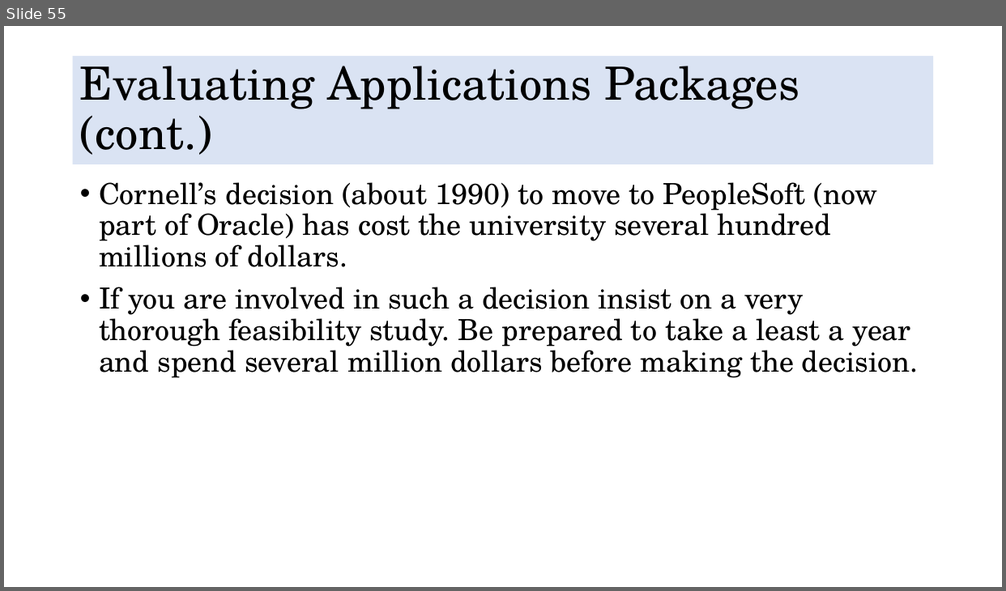
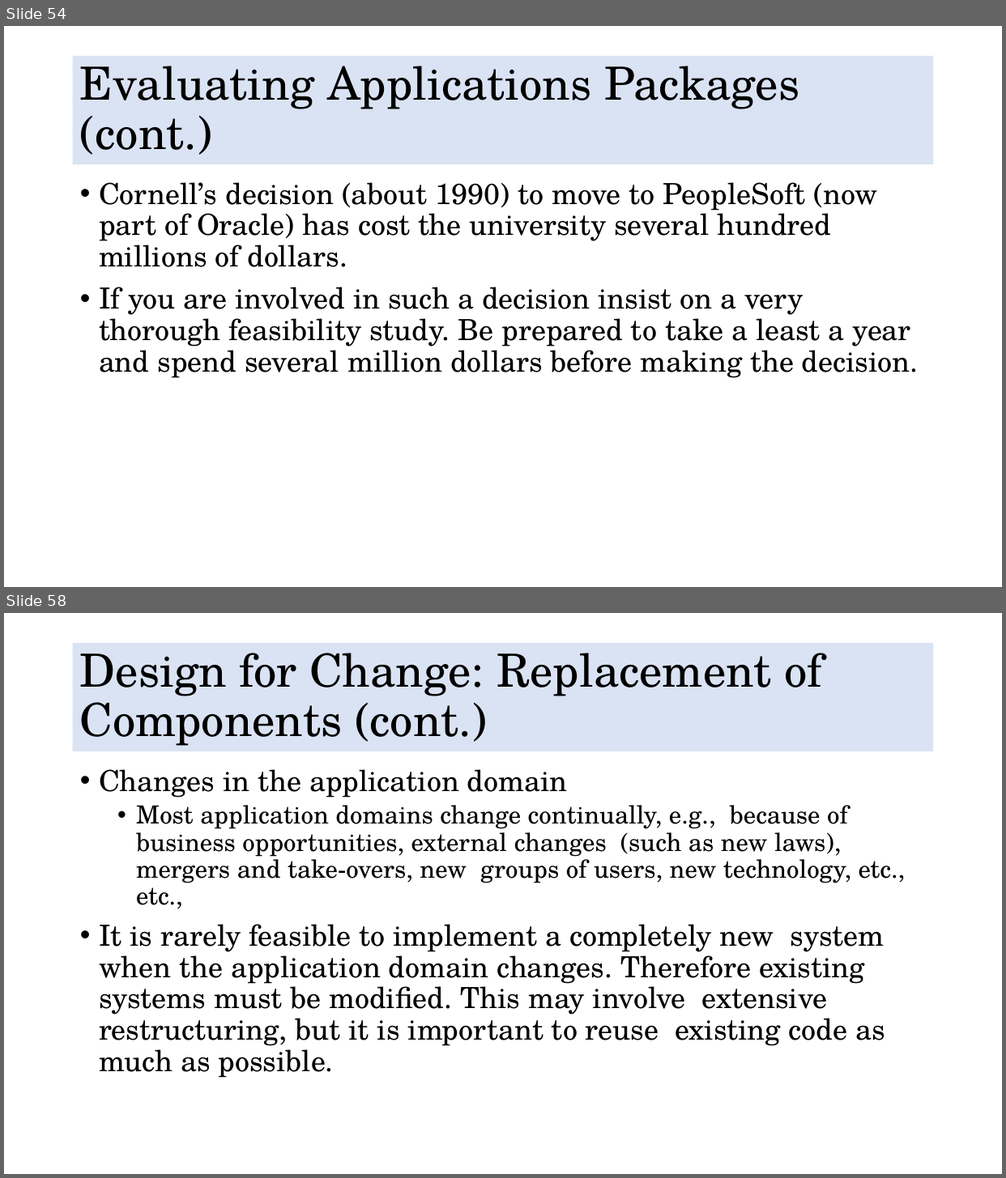
Before and after one commit to DuyDesmond/Multidisciplinary-Project-VGU-FY, a slide deck: Tuesday Morning Theory/Multidisciplinary Projects p4b.pptx. Shown one above the other, each under a label of ours: slide 55 before the commit, slides 54 and 58 after it; the slides between them are not shown. The pictures are 1006x591 and 1006x1178 pixels, drawn with LibreOffice and Linux fonts; fonts in the diff are those of the drawing. Boxes give left, top, right and bottom in pixels: in the first picture for what was removed or moved away, otherwise in the second. Text is boxed around its words. In the diff, an @@ line names an element or a change of style, - is before the commit and + after.

```diff
--- a/Tuesday Morning Theory/Multidisciplinary Projects p4b.pptx
+++ b/Tuesday Morning Theory/Multidisciplinary Projects p4b.pptx
@@ slide 58 added at (x1=4, y1=613, x2=1002, y2=1174), background #FFFFFF @@
@@ title added at (x1=73, y1=643, x2=934, y2=752), fill #DAE3F3, 44 pt, text #000000 @@
+Design for Change: Replacement of Components (cont.)
@@ text added at (x1=99, y1=769, x2=906, y2=1078), 28 pt, text #000000 @@
+• Changes in the application domain
+  • Most application domains change continually, e.g., because of business opportunities, external changes (such as new laws), mergers and take-overs, new groups of users, new technology, etc., etc.,
+• It is rarely feasible to implement a completely new system when the application domain changes. Therefore existing systems must be modified. This may involve extensive restructuring, but it is important to reuse existing code as much as possible.
@@ what was slide 55 is now slide 54 @@
```
Also in this commit, not shown: 1 slide changed, 14 other slides added, 1 slide removed, 26 other files.
